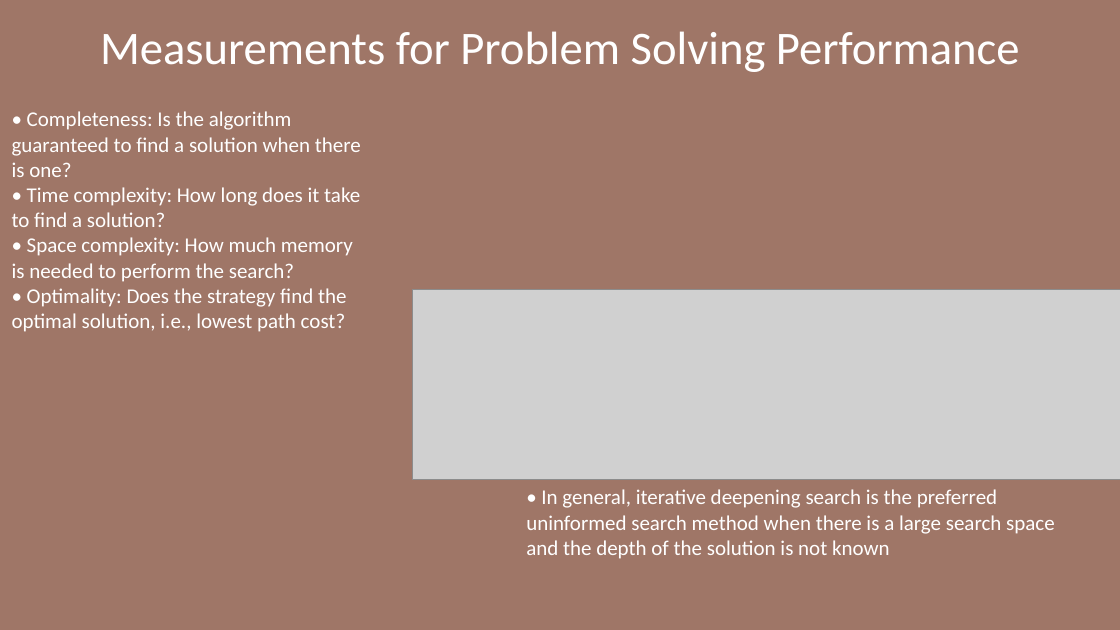
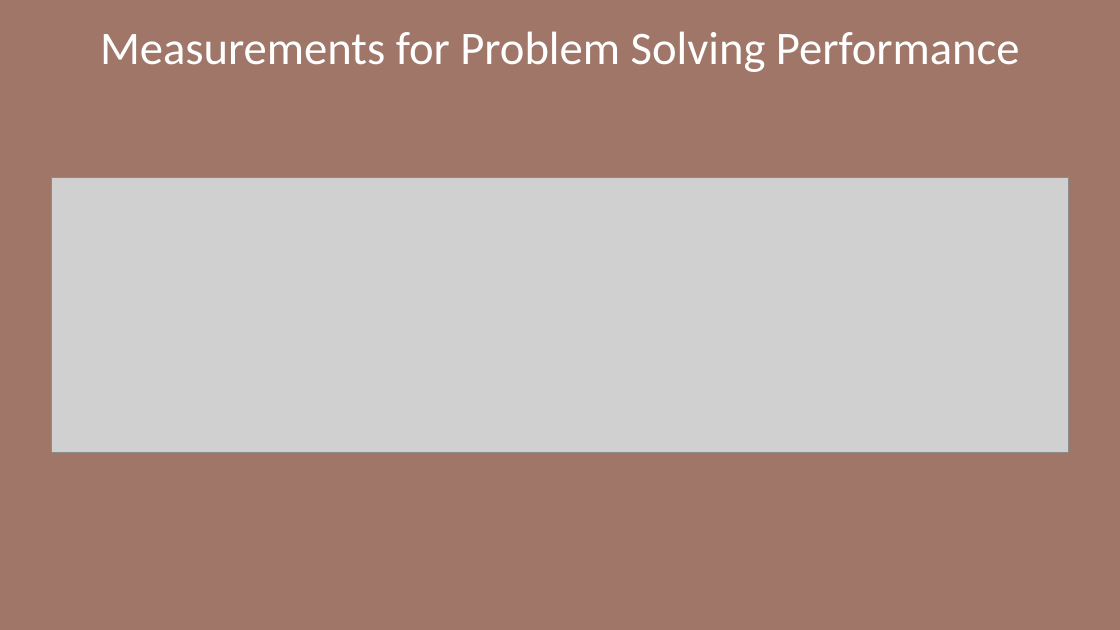
Before and after one commit to gregblast-bot/Csharp-AI-Training-Program, a slide deck: slide 15 of Slides/Artificial_Intelligence_Module1.pptx (slide 12 before the commit). Drawn at 1120x630 pixels with LibreOffice and Linux fonts; fonts in the diff are those of the drawing; grey boxes stand for pictures. Boxes give left, top, right and bottom in pixels: in the first picture for what was removed or moved away, otherwise in the second. Text is boxed around its words. In the diff, an @@ line names an element or a change of style, - is before the commit and + after.

Commit message:
Solidify long-term training plan and cleanup slides.

```diff
--- a/Slides/Artificial_Intelligence_Module1.pptx
+++ b/Slides/Artificial_Intelligence_Module1.pptx
@@ text removed at (x1=12, y1=111, x2=361, y2=332) @@
-• Completeness: Is the algorithm guaranteed to find a solution when there is one?
-• Time complexity: How long does it take to find a solution?
-• Space complexity: How much memory is needed to perform the search?
-• Optimality: Does the strategy find the optimal solution, i.e., lowest path cost?
@@ picture resized from (x1=413, y1=289, x2=1120, y2=480) to (x1=51, y1=178, x2=1070, y2=452) @@
@@ text removed at (x1=526, y1=489, x2=1055, y2=559) @@
-• In general, iterative deepening search is the preferred uninformed search method when there is a large search space and the depth of the solution is not known
```
Also in this commit, not shown: 8 other slides changed, 4 slides added, 2 slides removed, 2 other files.
